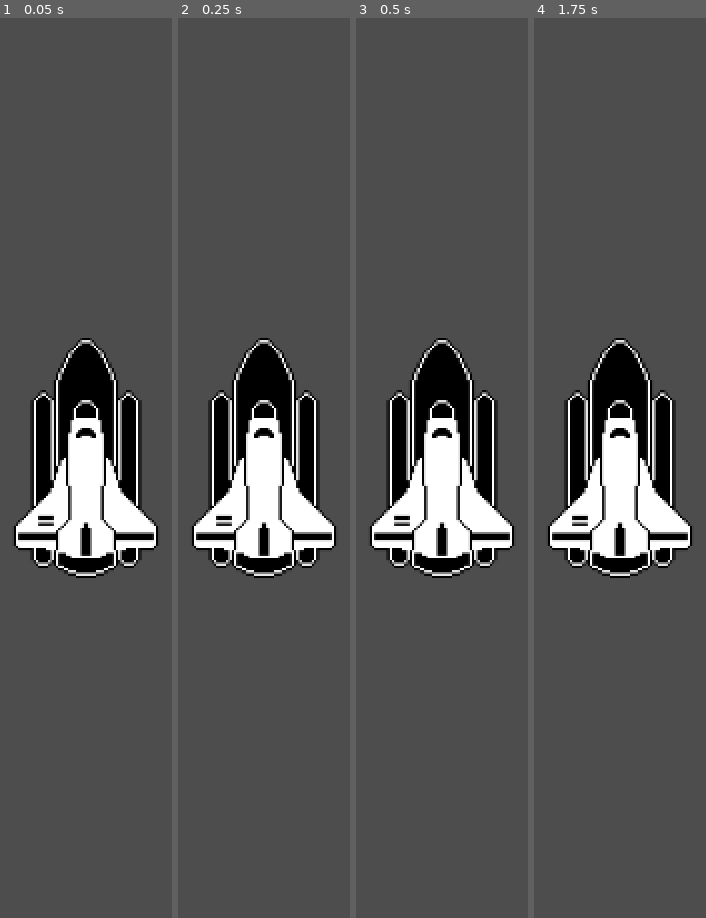
Above: before the commit, frames 1-4 (left to right).
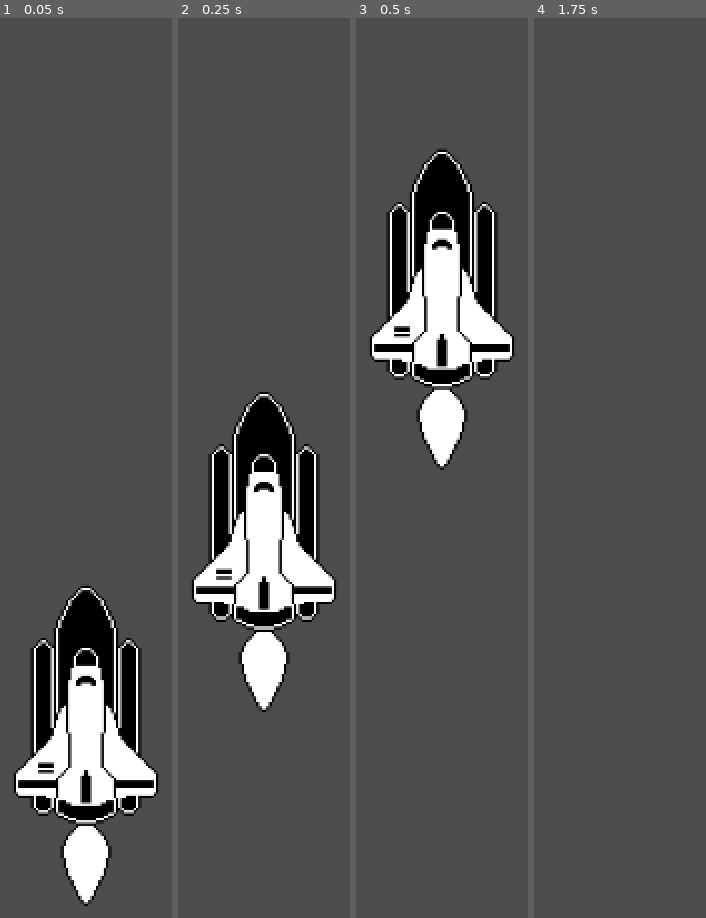
Above: after the commit, the same moments.

Repository: DeathMagnet/1-Bit-Rocket-Launch
Game: Godot game, scene res://world.tscn
The game is run twice, just before and just after one commit, with the same random seed, the same clock (stepped at 60 frames per second) and the same inputs.
Inputs:
- Up to frame 1 (0.05 s): no input
- Up to frame 2 (0.25 s): no input
- Up to frame 3 (0.5 s): no input
- Up to frame 4 (1.75 s): tap Enter at 1.25 s

The runs differ from the first frame. In frame 1, 32% of the frame differs, in the area x 8-92%, y 35-99%; in frame 2, 16%; in frame 3, 27%; in frame 4, 15%.

Commit message:
Add animation-player

Diff:
--- a/world.gd
+++ b/world.gd
@@ -1,6 +1,8 @@
 extends Node2D
 
+@onready var animation_player = $AnimationPlayer
 
 # Called when the node enters the scene tree for the first time.
 func _ready() -> void:
+	animation_player.play("launch")
 	print("Hello, World!")
--- a/world.tscn
+++ b/world.tscn
@@ -1,7 +1,44 @@
-[gd_scene load_steps=3 format=3 uid="uid://ch588k0wyoh2r"]
+[gd_scene load_steps=7 format=3 uid="uid://ch588k0wyoh2r"]
 
 [ext_resource type="Script" path="res://world.gd" id="1_ffu36"]
 [ext_resource type="Texture2D" uid="uid://235voffk64nf" path="res://sprites/rocket_ship.png" id="1_y3w2o"]
+[ext_resource type="Texture2D" uid="uid://cigddu56ah0pf" path="res://sprites/rocket_ship_launch.png" id="3_8ch7t"]
+
+[sub_resource type="Animation" id="Animation_aclxw"]
+resource_name = "launch"
+tracks/0/type = "value"
+tracks/0/imported = false
+tracks/0/enabled = true
+tracks/0/path = NodePath("Rocket:position")
+tracks/0/interp = 1
+tracks/0/loop_wrap = true
+tracks/0/keys = {
+"times": PackedFloat32Array(0, 1),
+"transitions": PackedFloat32Array(1, 1),
+"update": 0,
+"values": [Vector2(640, 576), Vector2(640, -200)]
+}
+
+[sub_resource type="Animation" id="Animation_ofj5l"]
+length = 0.001
+tracks/0/type = "value"
+tracks/0/imported = false
+tracks/0/enabled = true
+tracks/0/path = NodePath("Rocket:position")
+tracks/0/interp = 1
+tracks/0/loop_wrap = true
+tracks/0/keys = {
+"times": PackedFloat32Array(0),
+"transitions": PackedFloat32Array(1),
+"update": 0,
+"values": [Vector2(640, 352)]
+}
+
+[sub_resource type="AnimationLibrary" id="AnimationLibrary_l2n55"]
+_data = {
+"RESET": SubResource("Animation_ofj5l"),
+"launch": SubResource("Animation_aclxw")
+}
 
 [node name="World" type="Node2D"]
 script = ExtResource("1_ffu36")
@@ -10,3 +47,12 @@
 position = Vector2(640, 352)
 scale = Vector2(2, 2)
 texture = ExtResource("1_y3w2o")
+
+[node name="RocketFlare" type="Sprite2D" parent="Rocket"]
+position = Vector2(0, 16)
+texture = ExtResource("3_8ch7t")
+
+[node name="AnimationPlayer" type="AnimationPlayer" parent="."]
+libraries = {
+"": SubResource("AnimationLibrary_l2n55")
+}
